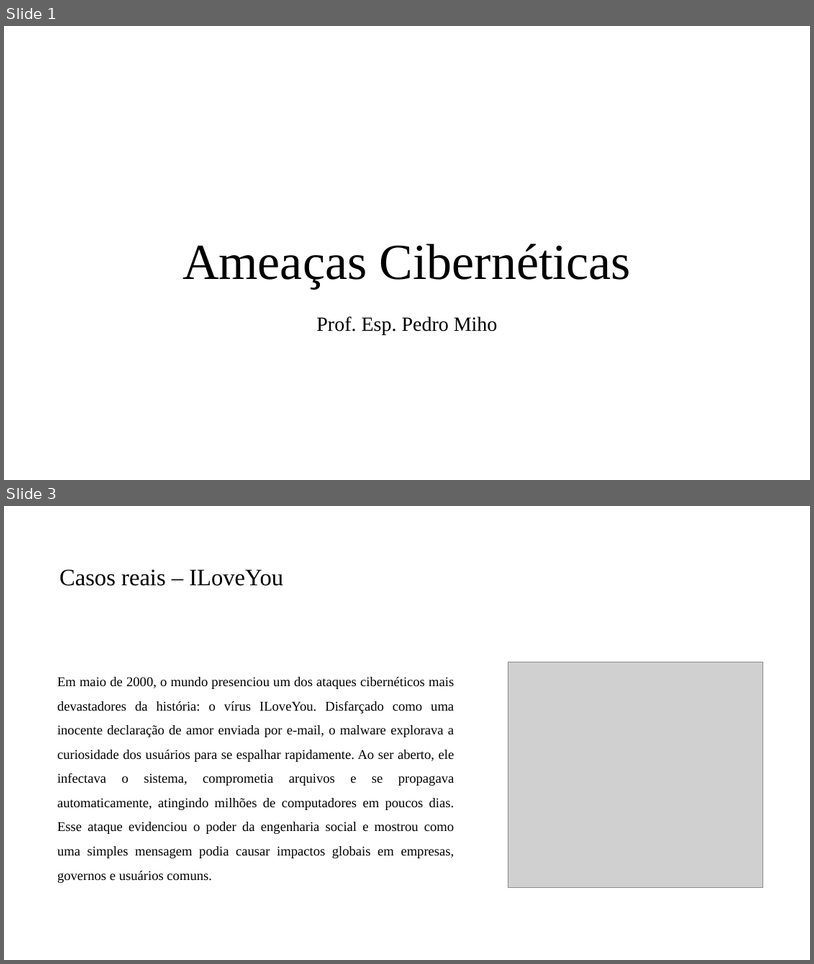
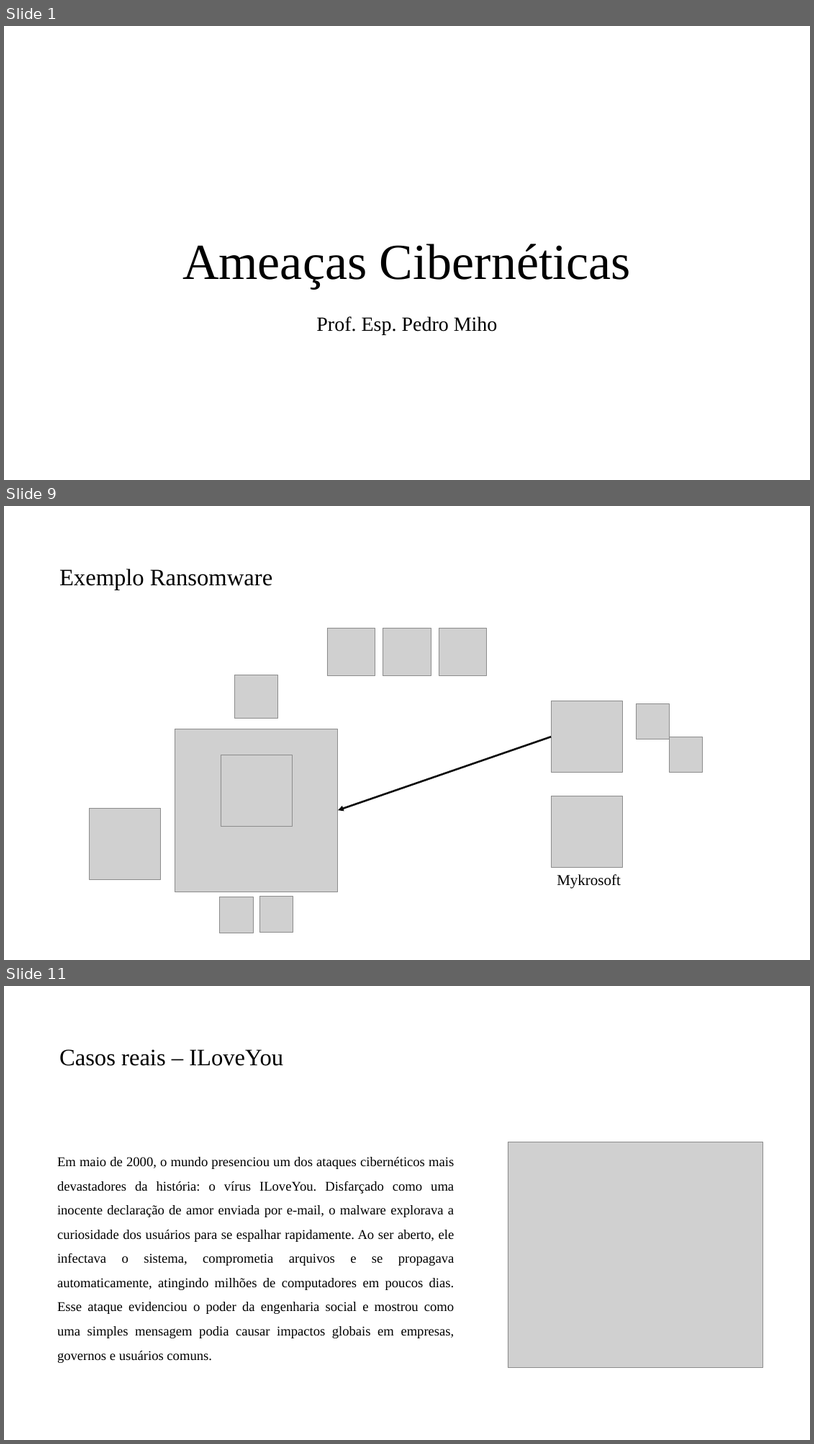
Before and after one commit to PedroMiho/UMC, a slide deck: Projeto de Software e Segurança da Informação - 2026/Segurança da Informação/Aula 02 - Ameaças Cibernéticas/Ameaças Ciberneticas.pptx. Shown one above the other, each under a label of ours: slides 1 and 3 before the commit, slides 1, 9 and 11 after it; the slides between them are not shown. The pictures are 814x964 and 814x1444 pixels, drawn with LibreOffice and Linux fonts; fonts in the diff are those of the drawing; grey boxes stand for pictures; background and template pictures are left out. Boxes give left, top, right and bottom in pixels: in the first picture for what was removed or moved away, otherwise in the second. Text is boxed around its words. In the diff, an @@ line names an element or a change of style, - is before the commit and + after.

```diff
--- a/Projeto de Software e Segurança da Informação - 2026/Segurança da Informação/Aula 02 - Ameaças Cibernéticas/Ameaças Ciberneticas.pptx
+++ b/Projeto de Software e Segurança da Informação - 2026/Segurança da Informação/Aula 02 - Ameaças Cibernéticas/Ameaças Ciberneticas.pptx
@@ slide 9 added at box(4, 506, 810, 960), background #FFFFFF @@
@@ title added at box(59, 569, 273, 590), 28 pt, text #000000 @@
+Exemplo Ransomware
@@ picture added at box(328, 628, 376, 676) @@
@@ picture added at box(383, 628, 431, 676) @@
@@ picture added at box(440, 628, 487, 676) @@
@@ picture added at box(235, 674, 278, 718) @@
@@ picture added at box(551, 701, 623, 772) @@
@@ picture added at box(636, 704, 669, 739) @@
@@ picture added at box(175, 728, 338, 891) @@
@@ arrow added from (551, 736) to (338, 811), #0D0D0D 2.25 pt @@
@@ picture added at box(669, 736, 702, 772) @@
@@ picture added at box(221, 754, 293, 826) @@
@@ picture added at box(89, 808, 161, 879) @@
@@ picture added at box(551, 795, 623, 867) @@
@@ text added at box(557, 874, 621, 888), 18 pt, text #000000 @@
+Mykrosoft
@@ picture added at box(220, 897, 253, 932) @@
@@ picture added at box(260, 896, 293, 932) @@
@@ what was slide 3 is now slide 11 @@
```
Also in this commit, not shown: 1 slide changed, 7 other slides added, 1 other file.
